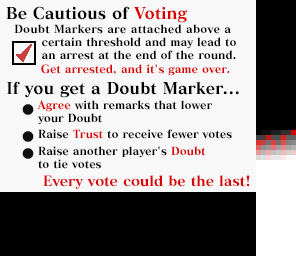
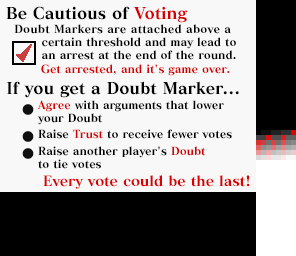
Before/after of a 296 × 256 layered artwork. What changed in the layer stack:
renamed "Agree with remarks that lower your Doubt Raise Trust to recei" to "Agree with arguments that lower your Doubt Raise Trust to rec", painted on it over [103, 100, 224, 112]
